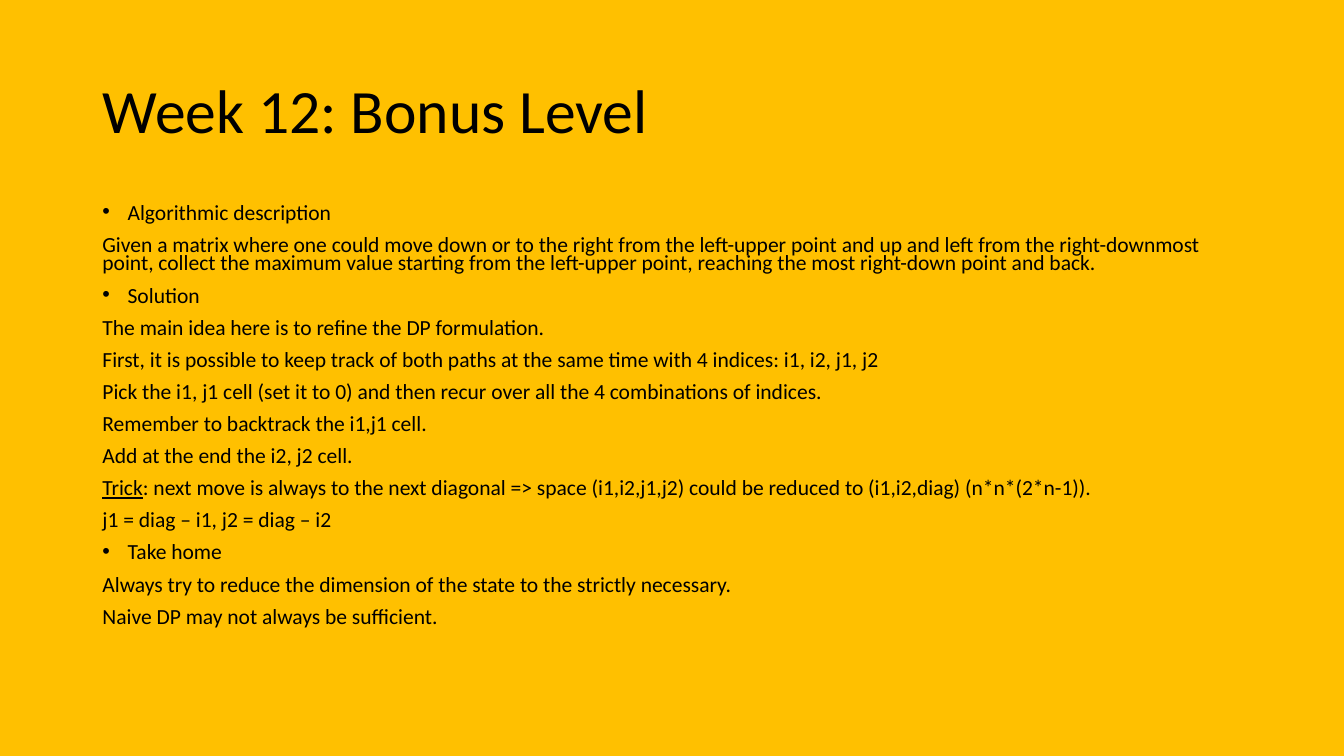
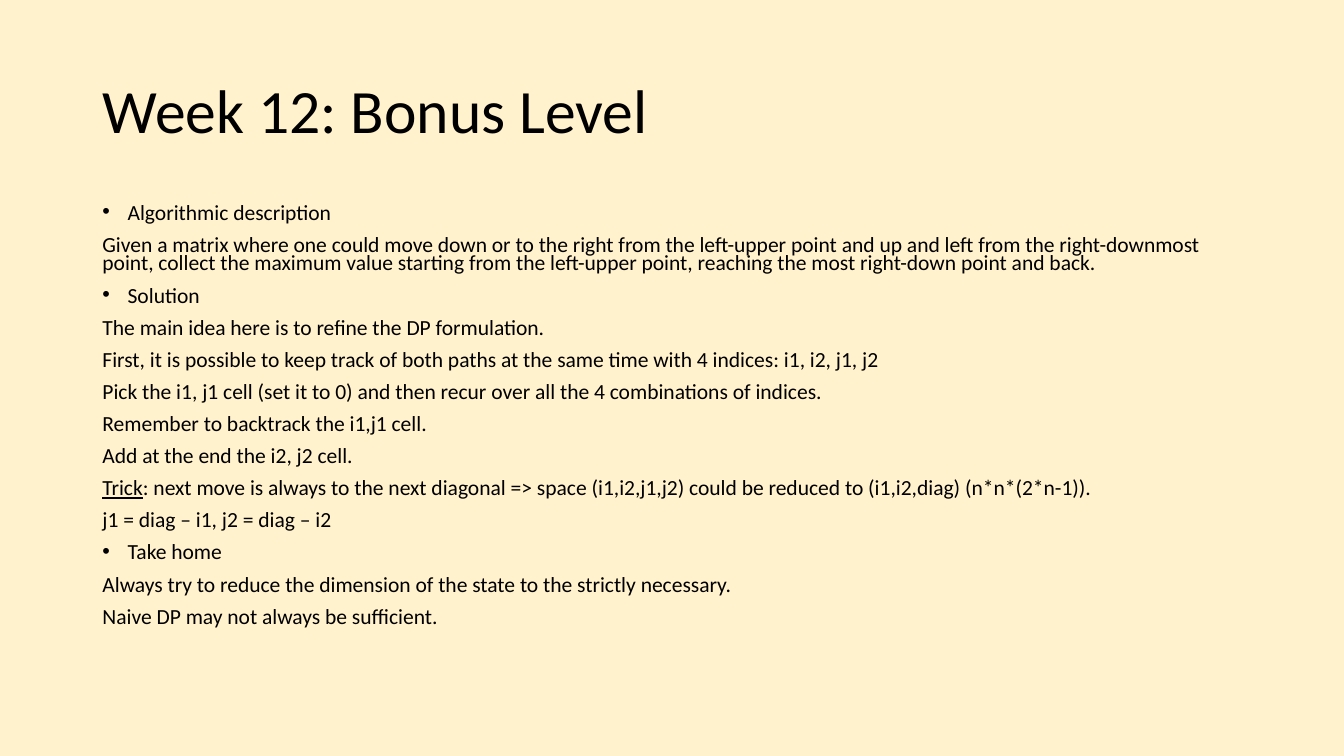
Before and after one commit to giacomocamposampiero/algolab, a slide deck: slide 55 of Recap.pptx (slide 52 before the commit). Drawn at 1344x756 pixels with LibreOffice and Linux fonts; fonts in the diff are those of the drawing. Boxes give left, top, right and bottom in pixels: in the first picture for what was removed or moved away, otherwise in the second. Text is boxed around its words. In the diff, an @@ line names an element or a change of style, - is before the commit and + after.

```diff
--- a/Recap.pptx
+++ b/Recap.pptx
@@ background #FFC000 to #FFF2CC @@
```
Also in this commit, not shown: 4 other slides changed, 4 slides added.
